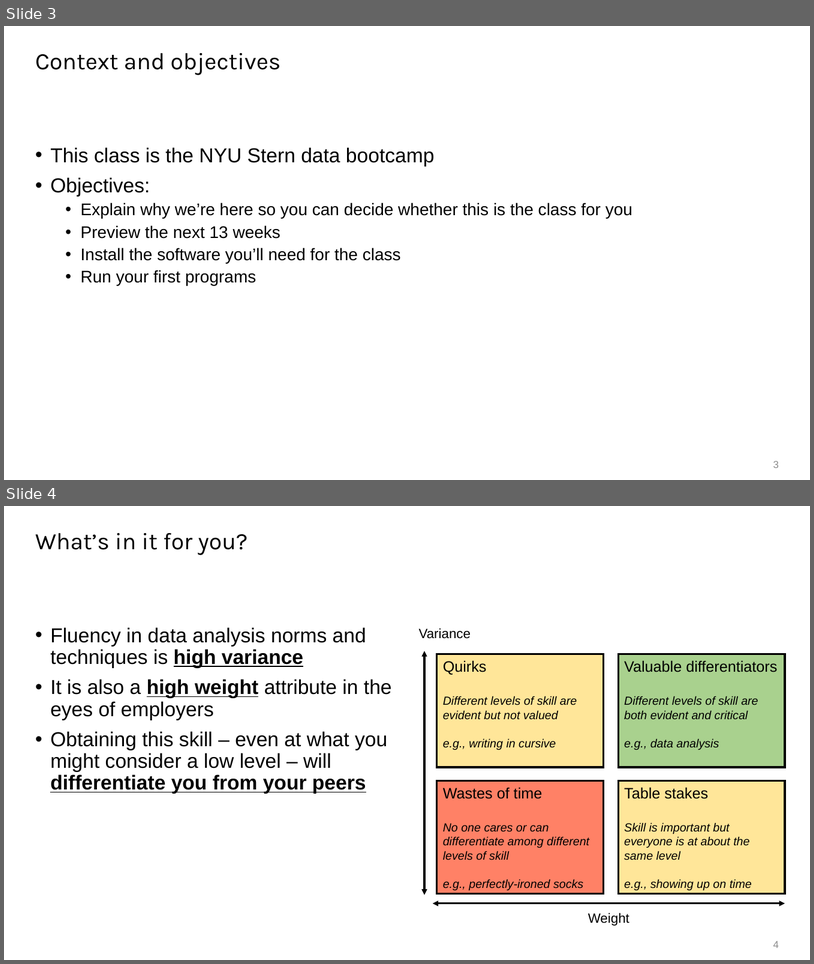
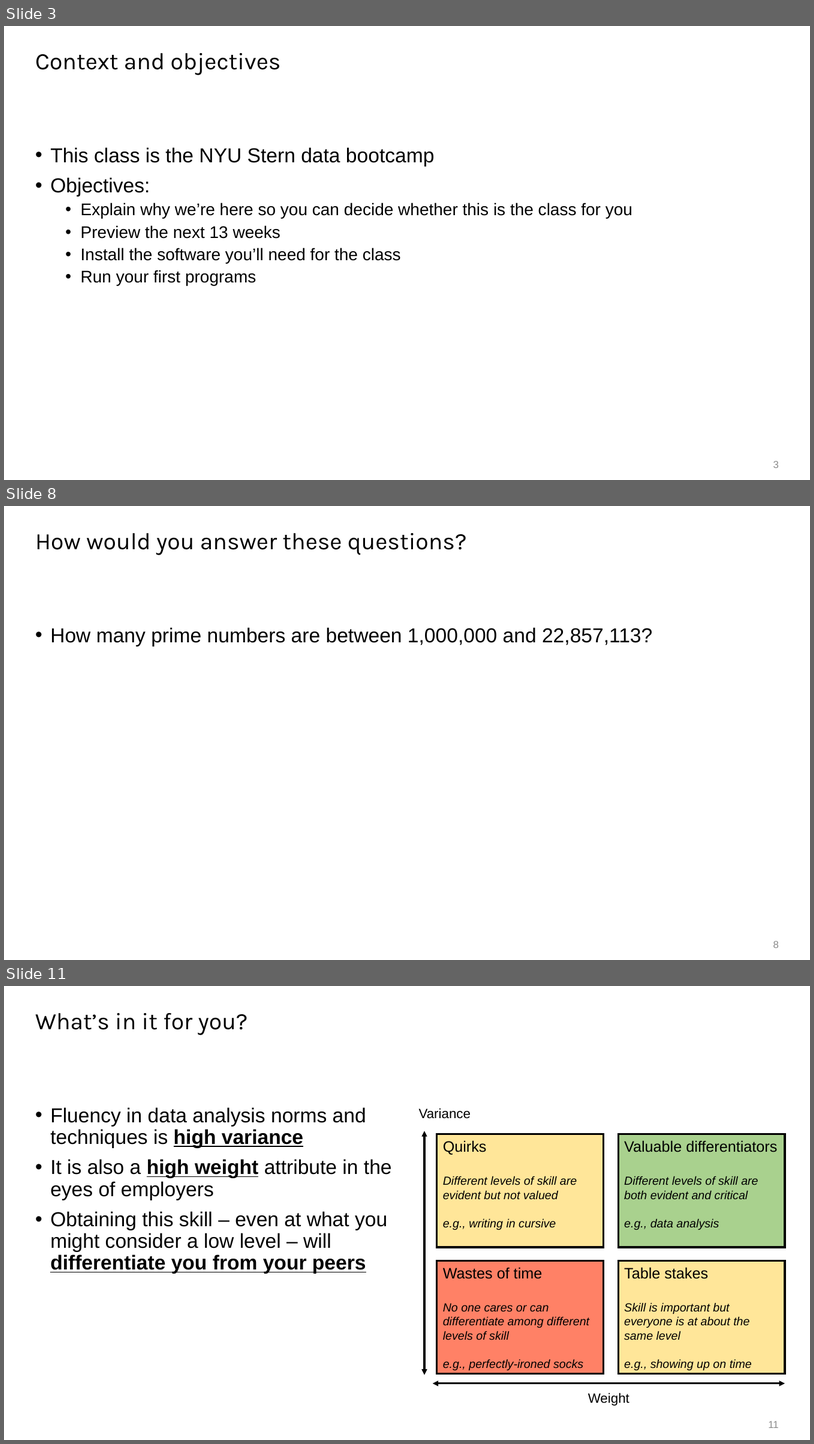
Before and after one commit to tobypenk/data-bootcamp, a slide deck: week 1/Session 1.pptx. Shown one above the other, each under a label of ours: slides 3 and 4 before the commit, slides 3, 8 and 11 after it; the slides between them are not shown. The pictures are 814x964 and 814x1444 pixels, drawn with LibreOffice and Linux fonts; fonts in the diff are those of the drawing. Boxes give left, top, right and bottom in pixels: in the first picture for what was removed or moved away, otherwise in the second. Text is boxed around its words. In the diff, an @@ line names an element or a change of style, - is before the commit and + after.

```diff
--- a/week 1/Session 1.pptx
+++ b/week 1/Session 1.pptx
@@ slide 8 added at box(4, 506, 810, 960), background #FFFFFF @@
@@ title added at box(35, 533, 467, 555), 28 pt, text #000000 @@
+How would you answer these questions?
@@ text added at box(50, 627, 653, 646), 24 pt, text #000000 @@
+• How many prime numbers are between 1,000,000 and 22,857,113?
@@ page number added at box(774, 940, 779, 948), 12 pt, text #8C8C8C @@
+8
@@ what was slide 4 is now slide 11 @@
@@ page number at box(768, 1420, 779, 1428): text changed @@
-4
+11
```
Also in this commit, not shown: 1 slide changed, 9 other slides added.
